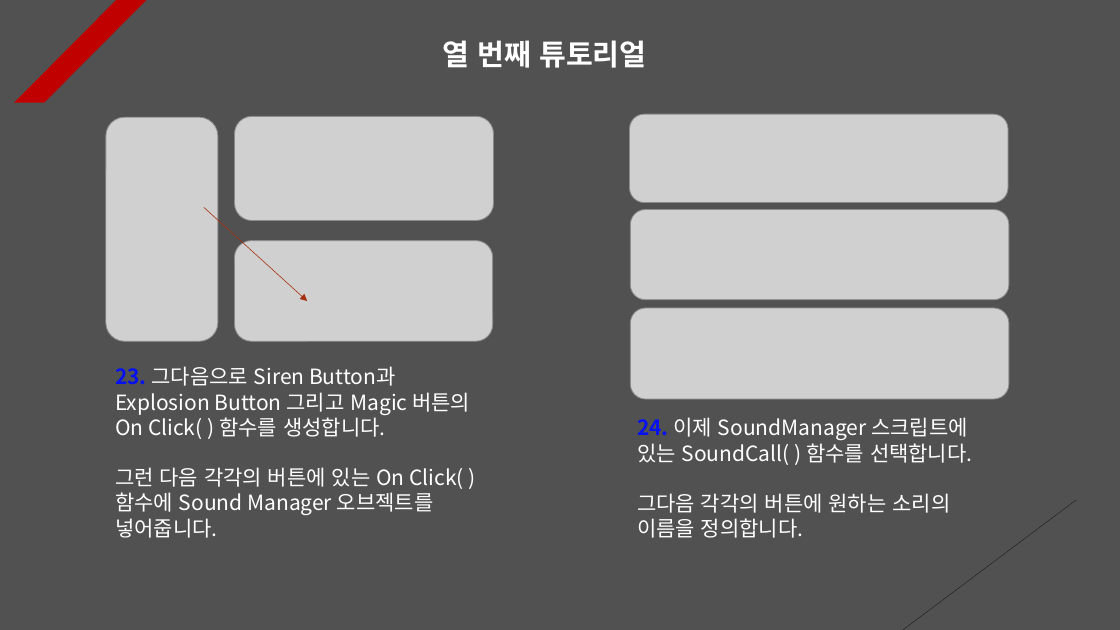
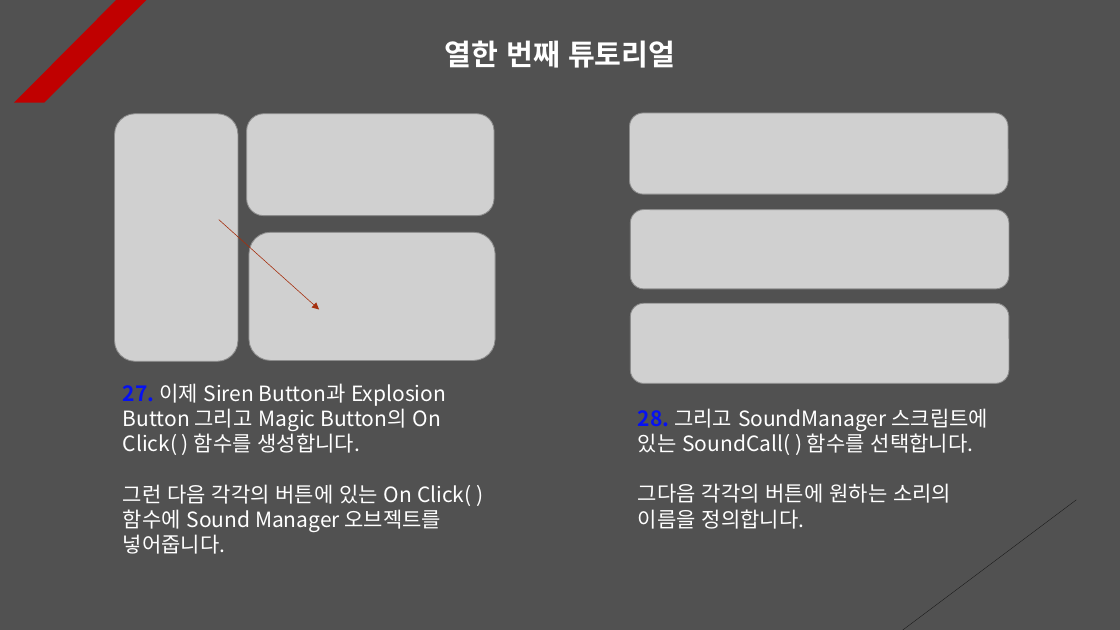
Before and after one commit to Unity2033/3D-UnityEngine, a slide deck: slide 12 of Assets/Class/Sound/PPT Data/Sound Example.pptx (slide 11 before the commit). Drawn at 1120x630 pixels with LibreOffice and Linux fonts; fonts in the diff are those of the drawing; grey boxes stand for pictures. Boxes give left, top, right and bottom in pixels: in the first picture for what was removed or moved away, otherwise in the second. Text is boxed around its words. In the diff, an @@ line names an element or a change of style, - is before the commit and + after.

Commit message:
Sound Tutorial Update
- Implement scene initialization
  using a function to reload the
  current scene

- Updated sound tutorial PPT Data

```diff
--- a/Assets/Class/Sound/PPT Data/Sound Example.pptx
+++ b/Assets/Class/Sound/PPT Data/Sound Example.pptx
@@ text at box(445, 40, 675, 68): text changed @@
-열 번째 튜토리얼
+열한 번째 튜토리얼
@@ picture: place and size @@
-picture at box(106, 118, 218, 342)
+picture at box(114, 113, 238, 361)
@@ picture: place and size @@
-picture at box(234, 117, 493, 221)
+picture at box(247, 113, 495, 215)
@@ picture: place and size @@
-picture at box(629, 114, 1008, 202)
+picture at box(629, 113, 1008, 194)
@@ arrow moved from (204, 208) - (308, 301) to (218, 219) - (319, 309) @@
@@ picture: place and size @@
-picture at box(234, 240, 492, 341)
+picture at box(249, 233, 495, 361)
@@ picture: place and size @@
-picture at box(630, 209, 1009, 299)
+picture at box(630, 210, 1009, 289)
@@ picture: place and size @@
-picture at box(630, 308, 1009, 399)
+picture at box(630, 303, 1009, 383)
@@ text "27. 이제 Siren Button과 Explosion ...": place and size @@
-text "27. 이제 Siren Button과 Explosion ..." at box(115, 366, 470, 538)
+text "27. 이제 Siren Button과 Explosion ..." at box(123, 383, 472, 554)
@@ text at box(123, 383, 446, 455): text changed @@
-23. 그다음으로 Siren Button과 Explosion Button 그리고 Magic 버튼의 On Click( ) 함수를 생성합니다.
+27. 이제 Siren Button과 Explosion Button 그리고 Magic Button의 On Click( ) 함수를 생성합니다.
@@ text "28. 그리고 SoundManager 스크립트에 있는 ...": place and size @@
-text "28. 그리고 SoundManager 스크립트에 있는 ..." at box(637, 417, 972, 538)
+text "28. 그리고 SoundManager 스크립트에 있는 ..." at box(638, 408, 988, 529)
@@ text at box(638, 408, 988, 455): text changed @@
-24. 이제 SoundManager 스크립트에 있는 SoundCall( ) 함수를 선택합니다.
+28. 그리고 SoundManager 스크립트에 있는 SoundCall( ) 함수를 선택합니다.
```
Also in this commit, not shown: 4 other slides changed, 1 slide added, 4 other files.
